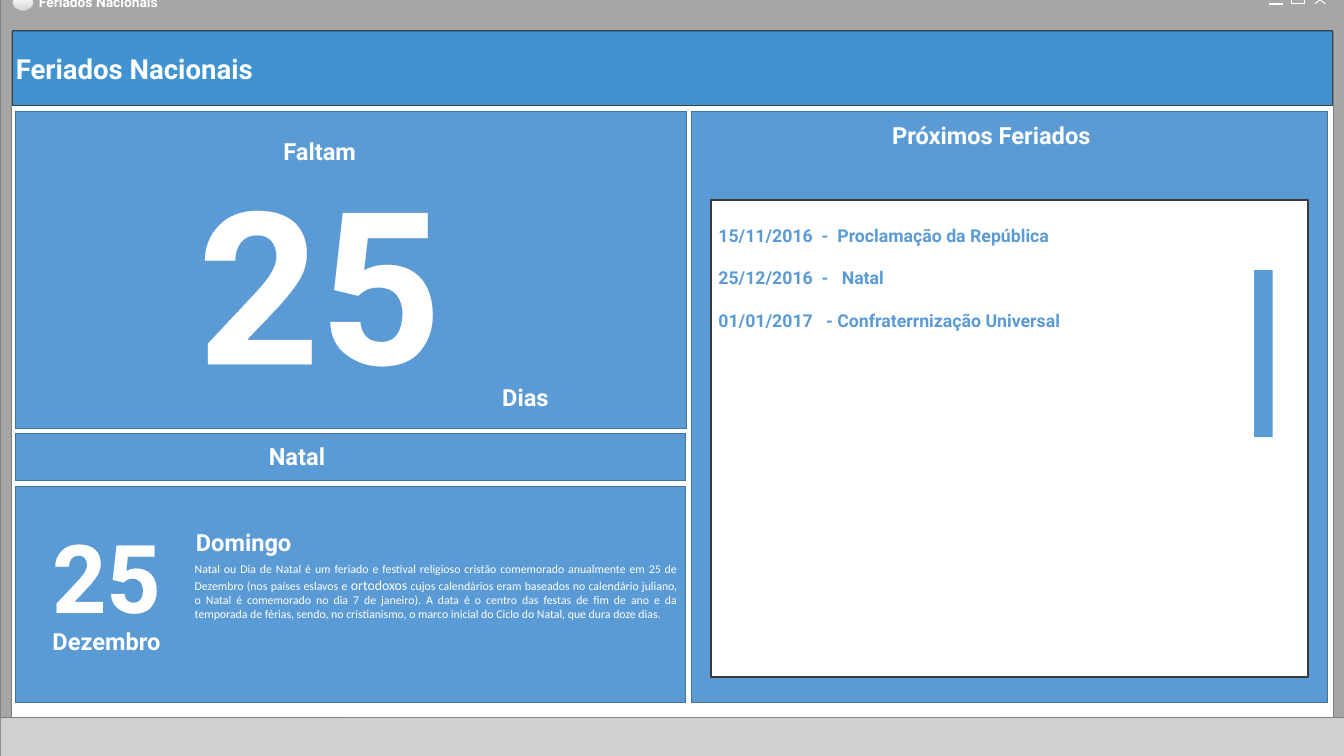
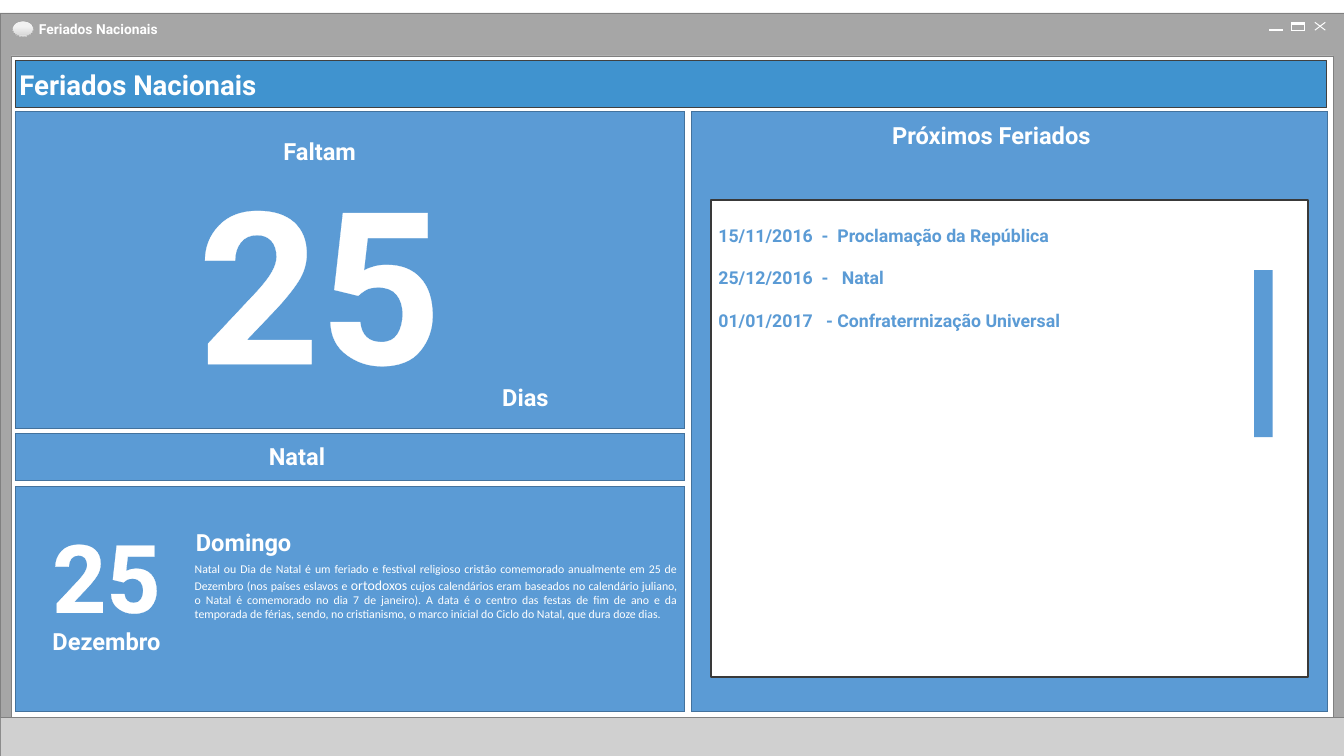
Before and after one commit to fcsweb2/FeriadosNacionais, a slide deck: slide 1 of DOCUMENTACAO/tela.pptx. Drawn at 1344x756 pixels with LibreOffice and Linux fonts; fonts in the diff are those of the drawing; grey boxes stand for pictures. Boxes give left, top, right and bottom in pixels: in the first picture for what was removed or moved away, otherwise in the second. Text is boxed around its words. In the diff, an @@ line names an element or a change of style, - is before the commit and + after.

Commit message:
Tela corrigida
Tela corrigida

```diff
--- a/DOCUMENTACAO/tela.pptx
+++ b/DOCUMENTACAO/tela.pptx
@@ rectangle: place and size @@
-rectangle at [0,0,1344,717]
+rectangle at [0,13,1344,717]
@@ 2 lines, 2 rectangles, 1 text, 1 ellipse: place and size @@
-2 lines, 2 rectangles, 1 text, 1 ellipse at [12,0,1326,11]
+2 lines, 2 rectangles, 1 text, 1 ellipse at [12,21,1326,37]
@@ rectangle added at [1291,23,1304,24], fill #919191, outline #FFFFFF 0.25 pt @@
@@ rectangle: place and size @@
-rectangle at [11,30,1333,717]
+rectangle at [11,56,1333,717]
@@ rectangle "Feriados Nacionais": place and size @@
-rectangle "Feriados Nacionais" at [12,30,1333,106]
+rectangle "Feriados Nacionais" at [16,60,1326,108]
@@ rectangle: place and size @@
-rectangle at [691,112,1328,703]
+rectangle at [691,112,1328,711]
@@ rectangle: place and size @@
-rectangle at [15,486,686,703]
+rectangle at [15,486,684,712]
```
